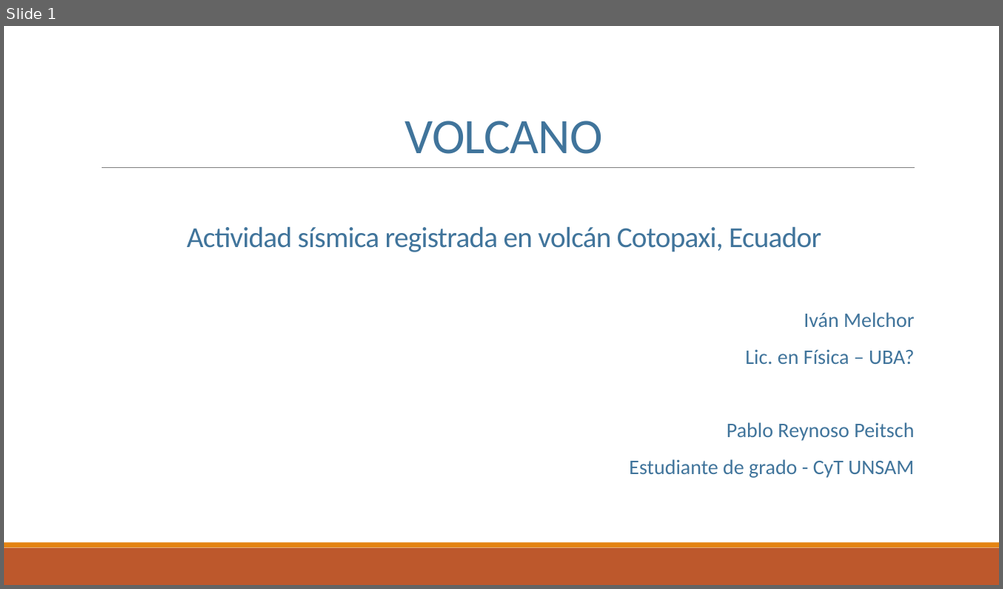
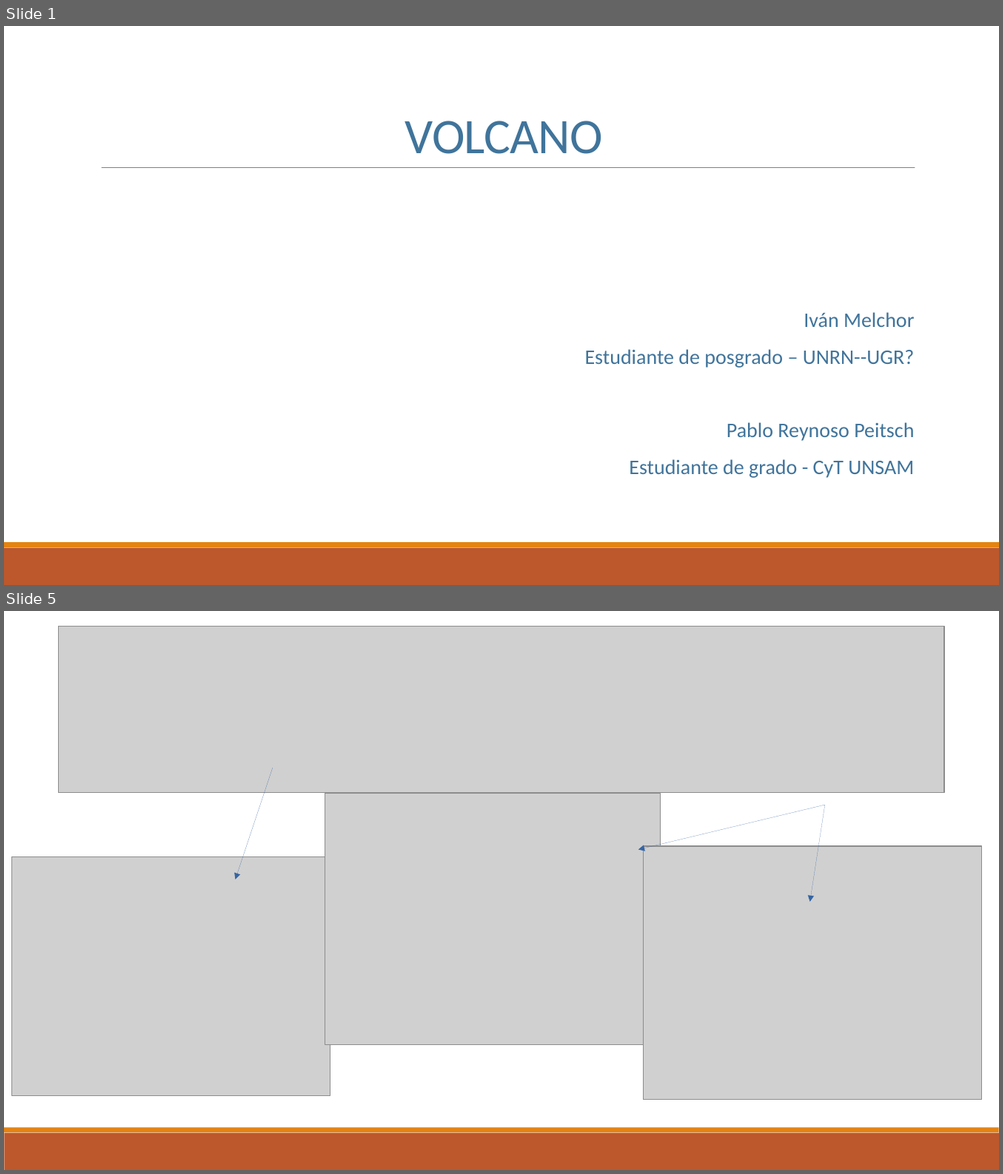
Before and after one commit to ifmelchor/volcano_ML-UNSAM, a slide deck: presentacion/01.pptx. Shown one above the other, each under a label of ours: slide 1 before the commit, slides 1 and 5 after it; the slides between them are not shown. The pictures are 1003x589 and 1003x1174 pixels, drawn with LibreOffice and Linux fonts; fonts in the diff are those of the drawing; grey boxes stand for pictures. Boxes give left, top, right and bottom in pixels: in the first picture for what was removed or moved away, otherwise in the second. Text is boxed around its words. In the diff, an @@ line names an element or a change of style, - is before the commit and + after.

```diff
--- a/presentacion/01.pptx
+++ b/presentacion/01.pptx
@@ slide 5 added at (4, 611, 999, 1170), background #FFFFFF; not listed: 2 template elements that a slide beside it also shows @@
@@ picture added at (59, 626, 944, 793) @@
@@ arrow added from (273, 768) to (236, 880), #3465A4 0.75 pt @@
@@ picture added at (325, 794, 619, 1014) @@
@@ picture added at (325, 794, 660, 1045) @@
@@ arrow added from (825, 805) to (638, 850), #3465A4 0.75 pt @@
@@ arrow added from (825, 805) to (810, 902), #3465A4 0.75 pt @@
@@ picture added at (643, 847, 982, 1100) @@
@@ picture added at (11, 857, 330, 1096) @@
@@ slide 1 changed as well @@
@@ text removed at (187, 227, 821, 252) @@
-Actividad sísmica registrada en volcán Cotopaxi, Ecuador
@@ text at (585, 349, 913, 368): text changed @@
-  Lic. en Física – UBA?
+  Estudiante de posgrado – UNRN--UGR?
```
Also in this commit, not shown: 1 other slide changed, 5 other slides added, 5 slides removed, 10 other files.
